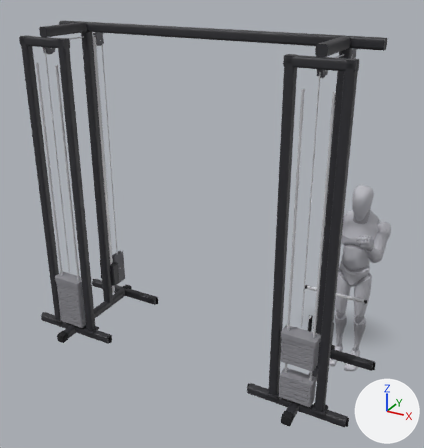
Before and after pictures for a commit that changed the glTF model app/src/main/assets/mannequins/cable_wrist_extension.glb.
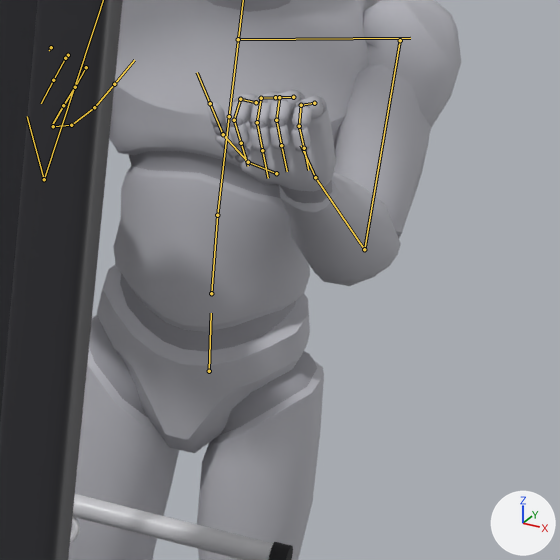
Each version appears first whole from a 50 mm camera at (1.18, -4.77, 3.15) aimed at (-1.11, -0.62, 1.08), and next in a close-up on the part from 77% to 96% of the width and 50% to 67% of the height. Arrows for +X, +Y and +Z are at lower right; the lights stay in place. The first two pictures are the older version. Both versions are drawn at frame 0 of the action 'lowering'; the numbers are the values there. The bones that change, and the others that lie on the model, are drawn over the model as lines in the close-ups.

The first close-up shows 'body', 'body_1', 'cable_bar_0', 'cable_crossover_l_11', 'cable_crossover_l_9' and 2 more.
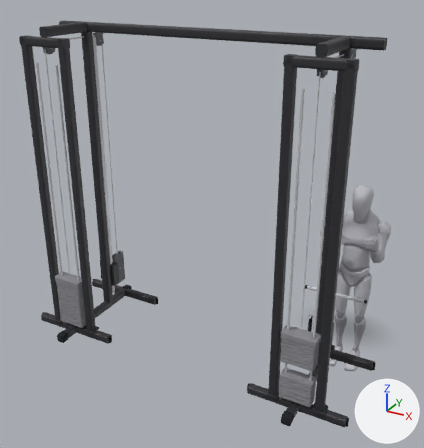
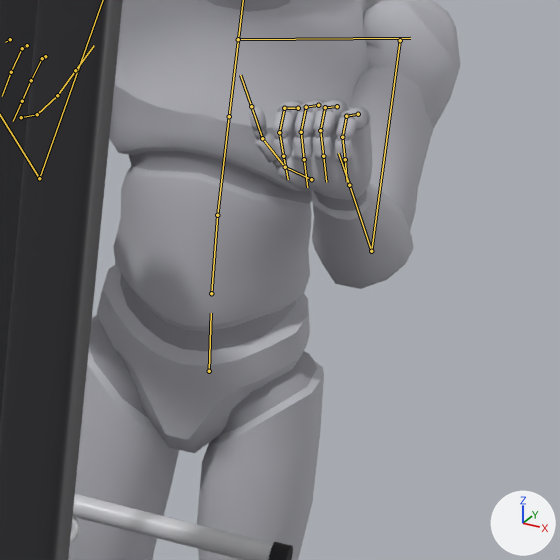
Where the change shows, as pixel boxes [x1, y1, x2, y2] in the close-ups (560 x 560 px):
```json
{"object": "body", "change": "posed", "before": [68, 0, 461, 560], "after": [68, 0, 461, 560]}
{"object": "body_1", "change": "posed", "before": [89, 0, 332, 435], "after": [89, 0, 370, 435]}
{"bone": "upperarm_l", "before": "(400, 40) to (364, 249)", "after": "(400, 40) to (371, 251)"}
{"bone": "lowerarm_l", "before": "(364, 249) to (315, 177)", "after": "(371, 251) to (349, 185)"}
{"bone": "index_02_l", "before": "(240, 99) to (234, 120)", "after": "(284, 108) to (279, 132)"}
{"bone": "index_03_l", "before": "(234, 120) to (241, 143)", "after": "(279, 132) to (283, 156)"}
{"bone": "thumb_02_l", "before": "(248, 162) to (223, 134)", "after": "(285, 167) to (262, 138)"}
{"bone": "index_02_r", "before": "(86, 67) to (75, 87)", "after": "(42, 58) to (31, 80)"}
{"bone": "index_03_r", "before": "(75, 87) to (63, 105)", "after": "(31, 80) to (22, 101)"}
{"bone": "thumb_02_r", "before": "(71, 125) to (94, 107)", "after": "(37, 114) to (57, 95)"}
```

Scene script edits in JSON lines:
```json
{"block": "bone_upperarm_l", "where": "bone_upperarm_l = bpy.data.objects['Armature'].pose.bones['upperarm_l']  # child of 'clavicle_l'"}
{"op": "set", "path": "bone_upperarm_l.rotation_quaternion", "old": "(0.708, 0.233, -0.17, -0.645)", "new": "(0.707, 0.182, -0.212, -0.65)", "note": "degrees (33, 3, -84) -> degrees (32, -4, -86)"}
{"block": "bone_lowerarm_l", "where": "bone_lowerarm_l = bpy.data.objects['Armature'].pose.bones['lowerarm_l']  # child of 'upperarm_l'"}
{"op": "set", "path": "bone_lowerarm_l.rotation_quaternion", "old": "(0.482, 0.545, 0.454, 0.514)", "new": "(-0.49, -0.56, -0.44, -0.503)", "note": "degrees (90, -7, 87) -> degrees (91, -8, 84)"}
{"block": "bone_index_02_l", "where": "bone_index_02_l = bpy.data.objects['Armature'].pose.bones['index_02_l']  # child of 'index_01_l'"}
{"op": "set", "path": "bone_index_02_l.rotation_quaternion", "old": "(0.898, 0.439, 0.0, -0.003)", "new": "(0.881, 0.473, 0.0, -0.003)", "note": "degrees (52, 0, 0) -> degrees (57, 0, 0)"}
{"block": "bone_index_03_l", "where": "bone_index_03_l = bpy.data.objects['Armature'].pose.bones['index_03_l']  # child of 'index_02_l'"}
{"op": "set", "path": "bone_index_03_l.rotation_quaternion", "old": "(0.843, 0.537, 0.0, -0.003)", "new": "(0.892, 0.451, 0.0, -0.003)", "note": "degrees (65, 0, 0) -> degrees (54, 0, 0)"}
{"block": "bone_thumb_02_l", "where": "bone_thumb_02_l = bpy.data.objects['Armature'].pose.bones['thumb_02_l']  # child of 'thumb_01_l'"}
{"op": "set", "path": "bone_thumb_02_l.rotation_quaternion", "old": "(0.973, 0.081, 0.098, -0.192)", "new": "(0.973, 0.064, 0.087, -0.204)", "note": "degrees (7, 13, -22) -> degrees (5, 11, -23)"}
{"block": "bone_upperarm_r", "where": "bone_upperarm_r = bpy.data.objects['Armature'].pose.bones['upperarm_r']  # child of 'clavicle_r'"}
{"op": "set", "path": "bone_upperarm_r.rotation_quaternion", "old": "(-0.708, -0.233, -0.17, -0.645)", "new": "(-0.707, -0.182, -0.212, -0.65)", "note": "degrees (33, -3, 84) -> degrees (32, 4, 86)"}
{"block": "bone_lowerarm_r", "where": "bone_lowerarm_r = bpy.data.objects['Armature'].pose.bones['lowerarm_r']  # child of 'upperarm_r'"}
{"op": "set", "path": "bone_lowerarm_r.rotation_quaternion", "old": "(-0.482, -0.545, 0.454, 0.514)", "new": "(-0.49, -0.56, 0.44, 0.503)", "note": "degrees (90, 7, -87) -> degrees (91, 8, -84)"}
{"block": "bone_index_02_r", "where": "bone_index_02_r = bpy.data.objects['Armature'].pose.bones['index_02_r']  # child of 'index_01_r'"}
{"op": "set", "path": "bone_index_02_r.rotation_quaternion", "old": "(0.898, 0.439, 0.0, 0.003)", "new": "(0.881, 0.473, 0.0, 0.003)", "note": "degrees (52, 0, 0) -> degrees (57, 0, 0)"}
{"block": "bone_index_03_r", "where": "bone_index_03_r = bpy.data.objects['Armature'].pose.bones['index_03_r']  # child of 'index_02_r'"}
{"op": "set", "path": "bone_index_03_r.rotation_quaternion", "old": "(0.843, 0.537, 0.0, 0.003)", "new": "(0.892, 0.451, 0.0, 0.003)", "note": "degrees (65, 0, 0) -> degrees (54, 0, 0)"}
{"block": "bone_thumb_02_r", "where": "bone_thumb_02_r = bpy.data.objects['Armature'].pose.bones['thumb_02_r']  # child of 'thumb_01_r'"}
{"op": "set", "path": "bone_thumb_02_r.rotation_quaternion", "old": "(0.973, 0.081, -0.098, 0.192)", "new": "(0.973, 0.064, -0.087, 0.204)", "note": "degrees (7, -13, 22) -> degrees (5, -11, 23)"}
```
